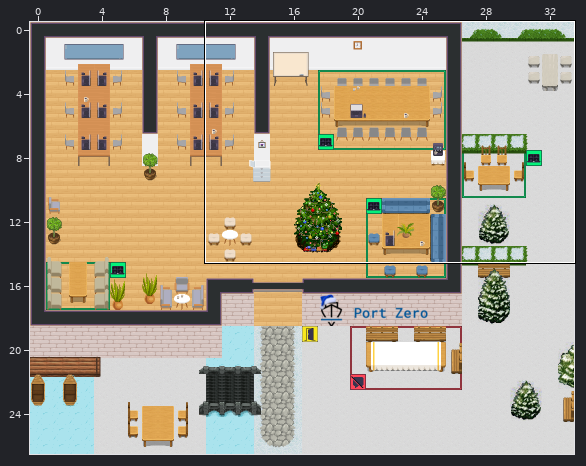
Tiled map (JSON), stored at office-xmas.tmj. Above: a wide view before the commit, with the close-up outlined.
Close-up. Before:
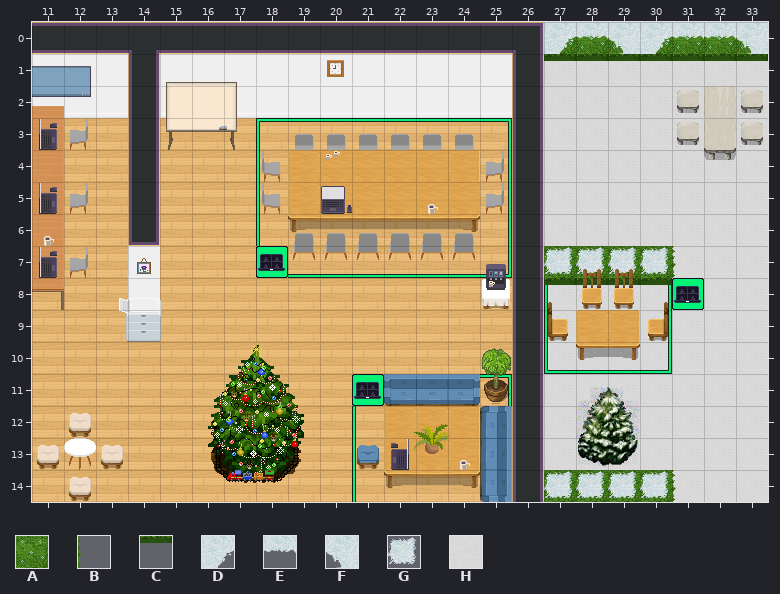
Cells are 32x32 px. Shown: x 11..33, y 0..14.
Key: from "WA_Exterior": A 460, B 461, C 485; from "snowWIP": D 141, E 142, F 143, G 158; from "snow_on_stones": H 27.
_ is an empty cell, # one hidden under a higher layer.
Layers that did not change in this view are not listed.
Layer "schnee" before, first column x 26:
 0 ________
 1 _HHHHHHH
 2 _HHHHHHH
 3 #HHHHH#H
 4 #HHHHHHH
 5 _HHHHHHH
 6 _HHHHHHH
 7 _####HHH
 8 _HHHHHHH
 9 _HHHHHHH
10 _HHHHHHH
Layer "baeume" before, first column x 26:
 0 _AAAAAAA
 1 _CCCCCCC
 2 ________
 3 ________
 4 ________
 5 ________
 6 ________
 7 _AAAAB__
 8 _CCCC___
 9 ________
Layer "schnee2" before, first column x 26:
0 _DEFDEEF
1 ________
2 ________
3 ________
4 ________
5 ________
6 ________
7 _GGGG___
8 ________
The same view after the edit:
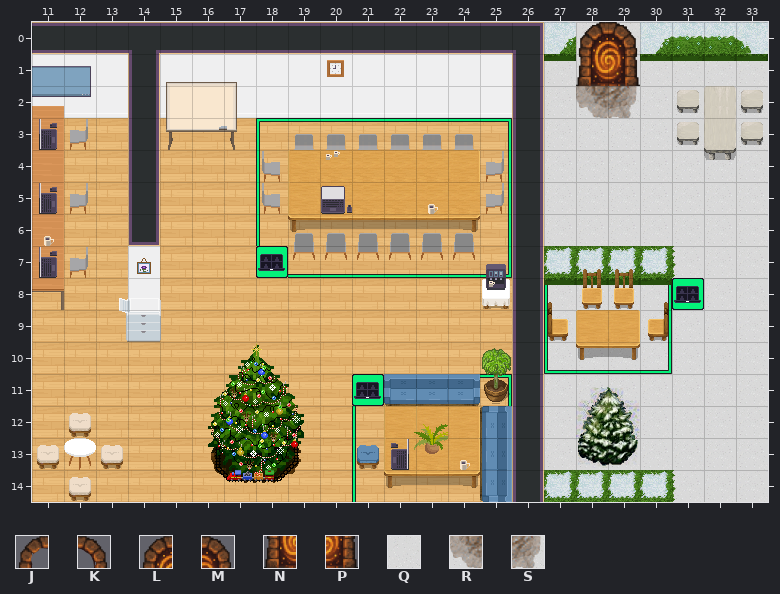
Further tiles: from "gate": J 0, K 1, L 4, M 5, N 6, P 7; from "snow_on_stones": Q 37, R 45, S 46.
Change:
{"where": "layer \"boeden\""}
{"y":0,"x":28,"old":"##","new":"QQ"}
{"where": "layer \"schnee\""}
{"y":2,"x":28,"old":"HH","new":"RS"}
{"where": "layer \"baeume\""}
{"y":0,"x":28,"old":"AA","new":"LM"}
{"y":1,"x":28,"old":"CC","new":"NP"}
{"where": "layer \"schnee2\""}
{"y":0,"x":28,"old":"EF","new":"__"}
{"where": "layer \"durchgaenge\""}
{"y":0,"x":28,"old":"__","new":"JK"}
